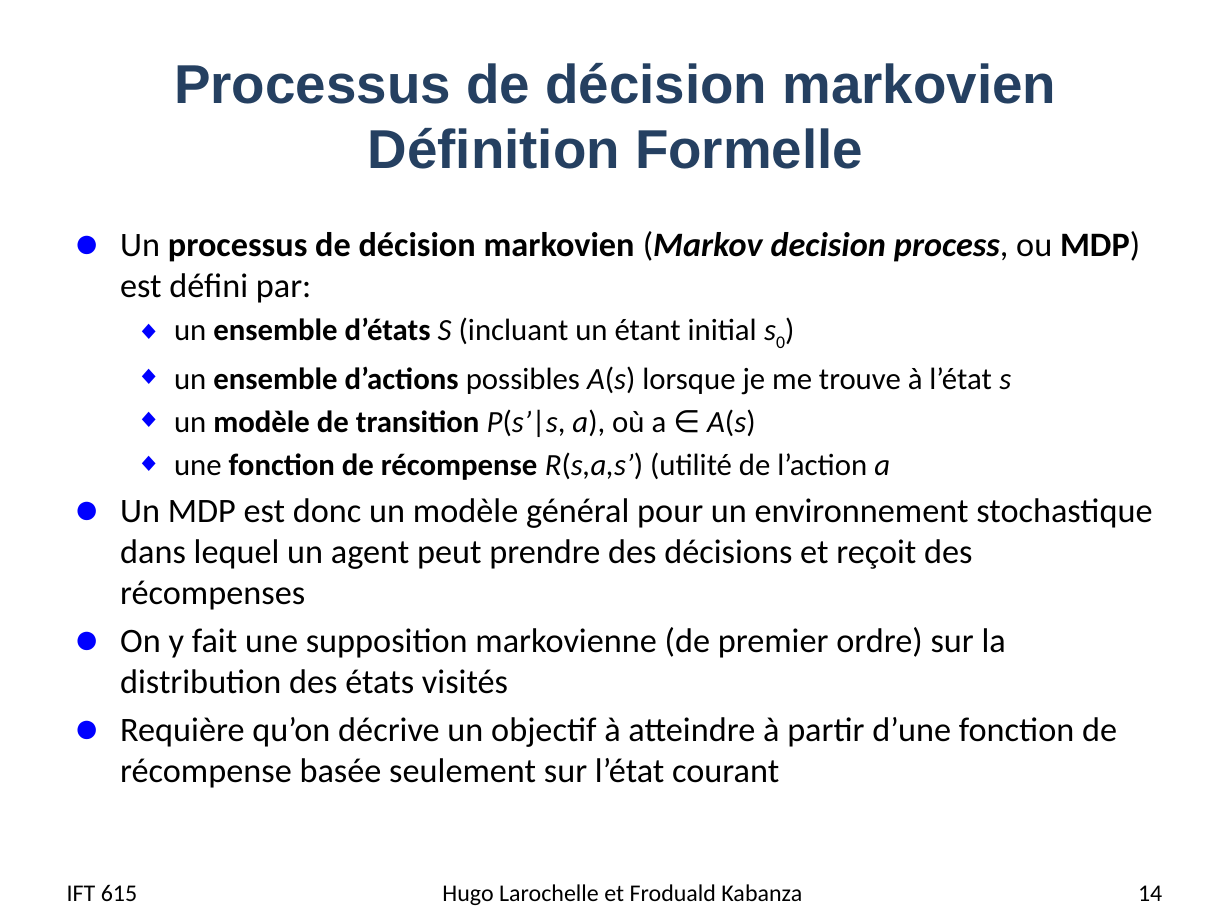
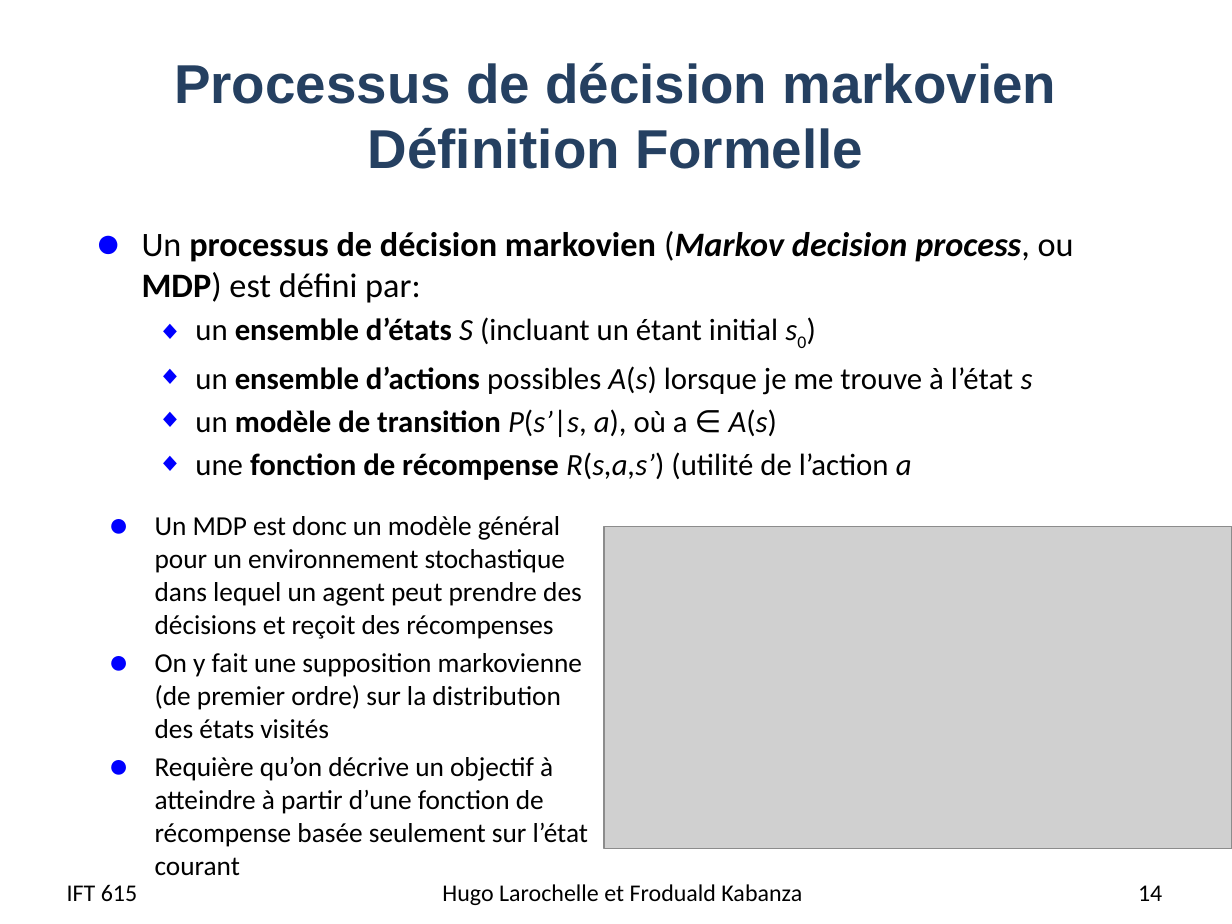
Before and after one commit to djeffkanda/djeffkanda.github.io, a slide deck: slide 14 of ift/assets/slides/ift615-14-MDP.pptx. Drawn at 1232x924 pixels with LibreOffice and Linux fonts; fonts in the diff are those of the drawing; grey boxes stand for pictures. Boxes give left, top, right and bottom in pixels: in the first picture for what was removed or moved away, otherwise in the second. Text is boxed around its words. In the diff, an @@ line names an element or a change of style, - is before the commit and + after.

```diff
--- a/ift/assets/slides/ift615-14-MDP.pptx
+++ b/ift/assets/slides/ift615-14-MDP.pptx
@@ text "Un processus de décision markovien ...": place and size @@
-text "Un processus de décision markovien ..." at [120, 231, 1152, 788]
+text "Un processus de décision markovien ..." at [142, 231, 1074, 480]
@@ text at [120, 498, 1152, 788]: paragraphs removed @@
-● Un MDP est donc un modèle général pour un environnement stochastique dans lequel un agent peut prendre des décisions et reçoit des récompenses
-● On y fait une supposition markovienne (de premier ordre) sur la distribution des états visités
-● Requière qu’on décrive un objectif à atteindre à partir d’une fonction de récompense basée seulement sur l’état courant
@@ text added at [155, 516, 588, 847], 16 pt, text #000000 @@
+● Un MDP est donc un modèle général pour un environnement stochastique dans lequel un agent peut prendre des décisions et reçoit des récompenses
+● On y fait une supposition markovienne (de premier ordre) sur la distribution des états visités
+● Requière qu’on décrive un objectif à atteindre à partir d’une fonction de récompense basée seulement sur l’état courant
@@ picture added at [604, 526, 1232, 848] @@
```
Also in this commit, not shown: 12 other slides changed, 5 other files.
